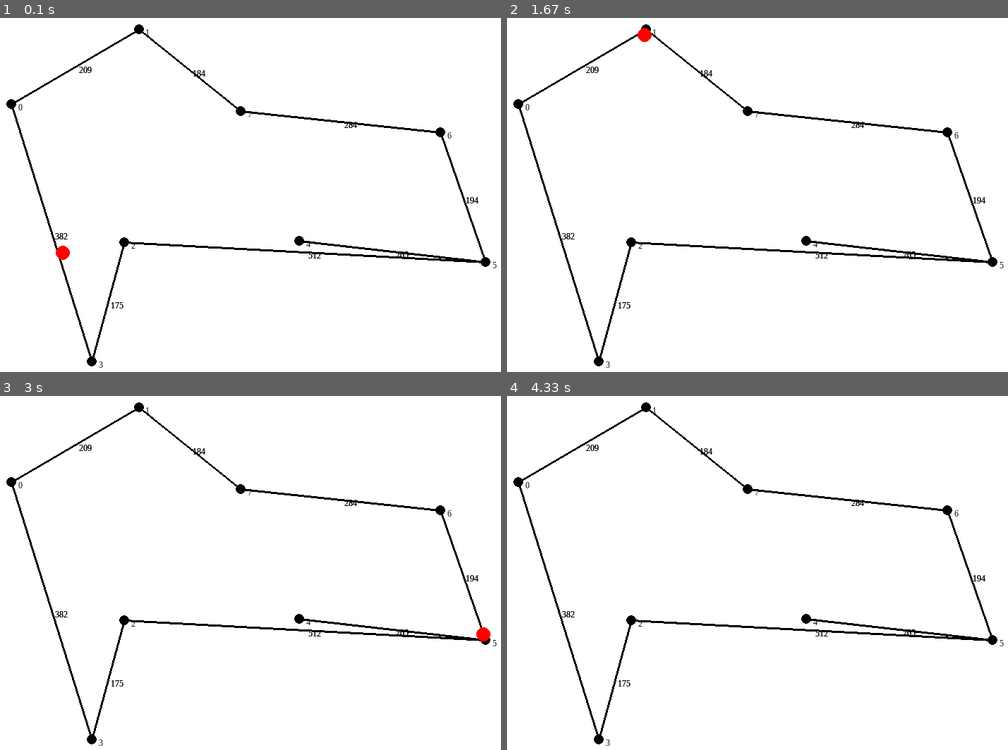
Above: before the commit, frames 1-4 (two rows, left to right).
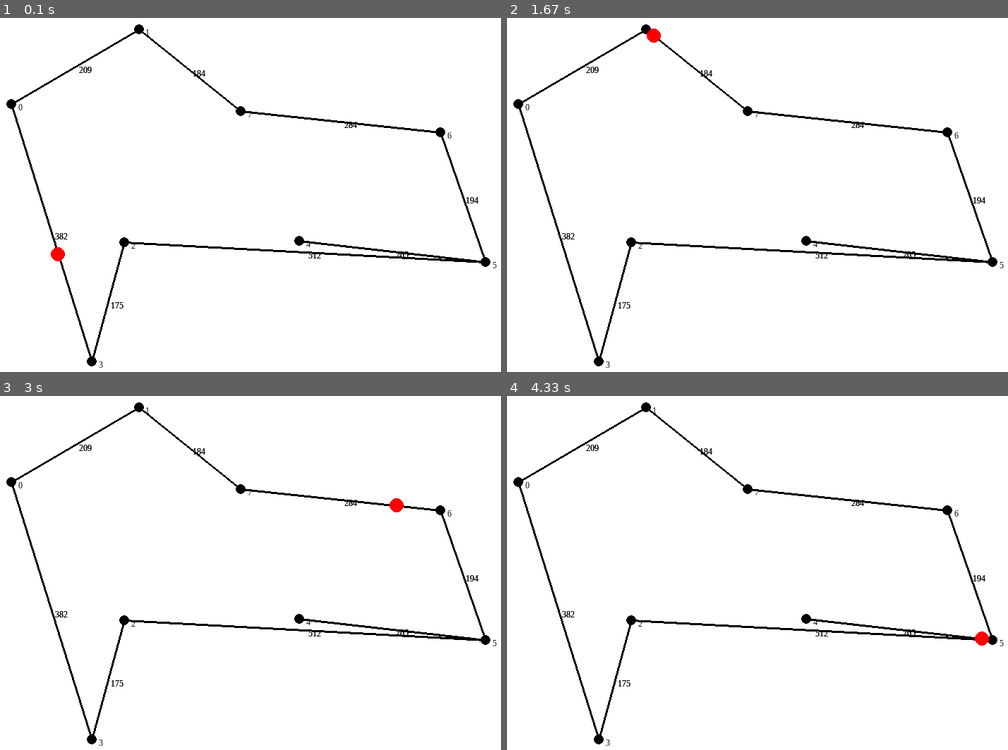
Above: after the commit, the same moments.

Repository: Ickaser/car-graph-viz
Game: pygame game, started from main_pygame.py
Two runs of this game, one before a commit and one after it. Both use one fixed random seed, a clock stepped at 60 frames per second and the inputs below.
Inputs:
- Up to frame 1 (0.1 s): no input
- Up to frame 2 (1.67 s): no input
- Up to frame 3 (3 s): no input
- Up to frame 4 (4.33 s): no input

The runs differ from the first frame. In frame 1, less than 0.1% of the frame differs, in the area x 10-14%, y 64-69%; in frame 2, 0.1%; in frame 3, 0.2%, in the area x 77-98%, y 28-70%; in frame 4, less than 0.1%.

Commit message:
Nonrandom behavior broken

Diff:
--- a/cars.py
+++ b/cars.py
@@ -9,7 +9,7 @@
 class Position:
     """
     At initialization, calls first node index nodeFrom, second nodeTo: be clear about the direction. \n
-    Distance is always measured from lower-index node, regardless of direction of travel; at initialization, pass distance from departure node.
+    Internally, distance is always measured from lower-index node, regardless of direction of travel; at initialization, however, pass distance from departure node.
     Makes reference to whatever graph is passed at initialization.
     direction = True means nodeTo has higher index than nodeFrom; False means the opposite
     """
@@ -23,7 +23,7 @@
         Takes graph, two integers indicating node indices and a distance along edge
         Graph is stored (by reference).
         If both indices are the same, places car at node and sets atNode = True.
-        If indices are different, places car along edge and sets atNode = False.
+        If indices are different, places car along edge and sets atNode = False. The dis
         Third argument is distance along the edge from the departure node. Defaults to 0 (placed at node)
         carSize: sets tolerance for equals operator and for car following
         """
@@ -135,7 +135,9 @@
         # using lanes behavior, check position before moving
         if self.lanes:
             # check to see if is already at node
-            if self.toNext <= 0:
+            if self.toNext < 0:
+                self.toNext = 0
+            if self.toNext == 0:
                 # check if node is occupied
                 if self.graph.nodes[self.nodeTo]["capacity"] > len(self.graph.nodes[self.nodeTo]["population"]):
                     # add self to population list
@@ -143,6 +145,9 @@
                     self.atNode = True
                     self.coords = self.toCoords
                     self.xPos, self.yPos = self.coords
+                    # end the method here
+                    return
+                # if somehow car gets to node without
                 # do nothing if node is already occupied
                 else:
                     return
@@ -150,7 +155,8 @@
         # Move car along edge in correct direction
         self.dist += displace if self.direction else -displace
         # Recompute distance to next node, according to direction
-        self.toNext = self.length - self.dist if self.direction else self.dist
+        # self.toNext = self.length - self.dist if self.direction else self.dist
+        self.toNext -= displace
 
         # Recalculate other coordinates
         self.calcCoords()
@@ -160,6 +166,16 @@
             self.atNode = True
             self.coords = self.toCoords
             self.xPos, self.yPos = self.coords
+
+        # for debug purposes
+        if self.dist < 0:
+            print("Tried to move past node on graph.")
+            self.dist = 0
+            self.toNext = 0
+        elif self.dist > self.length:
+            print("Tried to move past node on graph.")
+            self.dist = self.length
+            self.toNext = 0
 
     # generates a new Position object, using a given new node
     def changeNodes(self, newNode):
@@ -185,12 +201,41 @@
         #     self.graph.edges[(self.nodeFrom, self.nodeTo)]["population"][self.direction].remove(self)
 
         # if using lanes behavior, update number of cars at a given node
-        self.graph.nodes[self.nodeTo]["population"].remove(self)
+            self.graph.nodes[self.nodeTo]["population"].remove(self)
 
         self.nodeFrom = self.nodeTo
 
-        self.__init__(self.graph, self.nodeTo, newNode, carSize=self.eqTol)
-
+        # re-initalize all the necessary values for the position
+
+        # self.__init__(self.graph, self.nodeTo, newNode, carSize=self.eqTol)
+
+        # store nodes, check direction of travel and set appropriate booleans
+        self.nodeFrom = self.nodeTo
+        self.nodeTo = newNode
+        if self.nodeTo > self.nodeFrom:
+            self.direction = True
+            self.atNode = False
+        elif self.nodeFrom > self.nodeTo:
+            self.direction = False
+            self.atNode = False
+        # for case where is at node already, compute some coordinates and return early
+        # else:
+        #     self.atNode = True
+        #     self.coords = self.graph.nodes[self.nodeTo]["coords"]
+        #     self.xPos, self.yPos = self.coords
+        #     return
+
+        # store then check length of the edge
+        # take given distance, and match it to system coordinates (from lower-index to higher-index node)
+        # compute distance to destination, store it (toNext)
+        self.length = self.graph.edges[(self.nodeFrom, self.nodeTo)]["length"]
+        self.toNext = self.length
+        self.dist = 0 if self.direction else self.length
+
+
+        self.fromCoords = self.graph.nodes[self.nodeFrom]["coords"]
+        self.toCoords = self.graph.nodes[self.nodeTo]["coords"]
+        self.calcCoords()
 
 
 
--- a/main_pygame.py
+++ b/main_pygame.py
@@ -18,7 +18,7 @@
 carSize = 20
 stepsNum = 1
 carAccel = 3
-lanes = True
+lanes = False
 weights = False
 randomBehavior = False
 
@@ -143,7 +143,7 @@
                 carList.remove(car)
                 del car
                 # make a new car
-                # carList.append(cars.Car(graph, randomBehavior = randomBehavior, accel = carAccel, carSize = carSize))
+                carList.append(cars.Car(graph, randomBehavior = randomBehavior, accel = carAccel, carSize = carSize))
 
 def update_screen(screenObj, mapObj, carList, dirtyRects):
 
